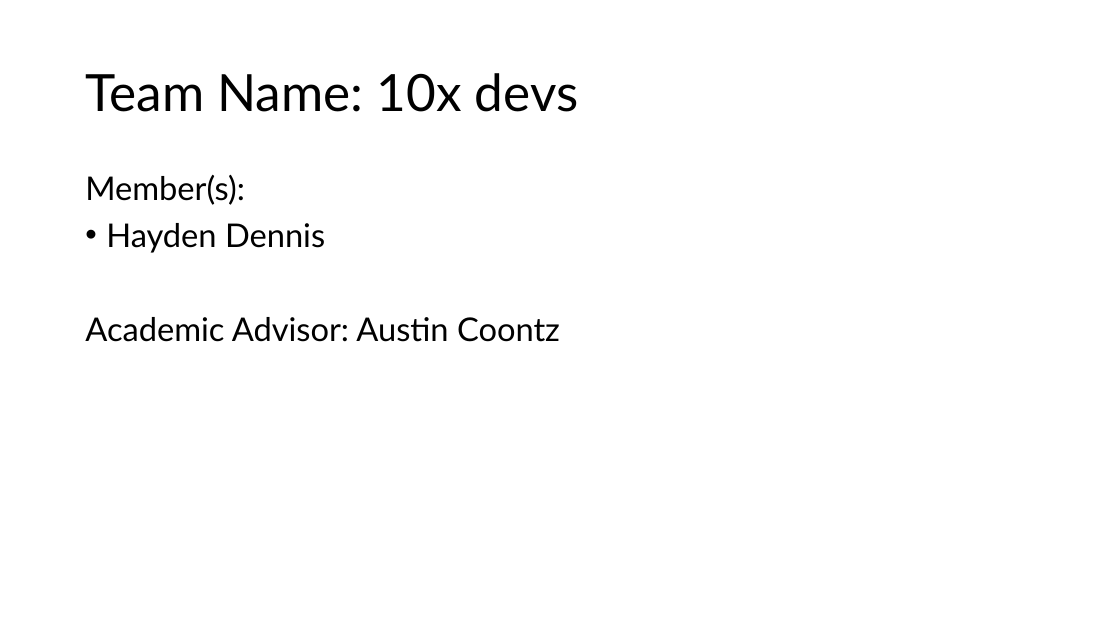
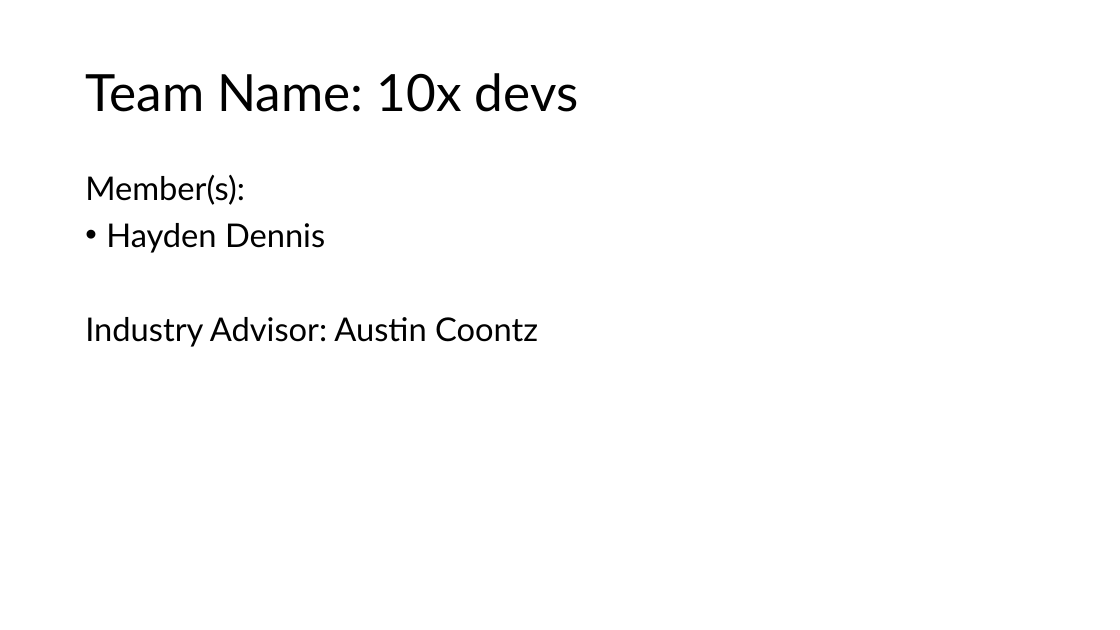
Before and after one commit to HDTHREE/bintrong_game, a slide deck: slide 2 of design_presentation.pptx. Drawn at 1120x630 pixels with LibreOffice and Linux fonts; fonts in the diff are those of the drawing. Boxes give left, top, right and bottom in pixels: in the first picture for what was removed or moved away, otherwise in the second. Text is boxed around its words. In the diff, an @@ line names an element or a change of style, - is before the commit and + after.

```diff
--- a/design_presentation.pptx
+++ b/design_presentation.pptx
@@ text at bbox=[85, 317, 538, 347]: text changed @@
-Academic Advisor: Austin Coontz
+Industry Advisor: Austin Coontz
```
Also in this commit, not shown: 3 other slides changed, 5 slides added, 3 slides removed, 1 other file.
